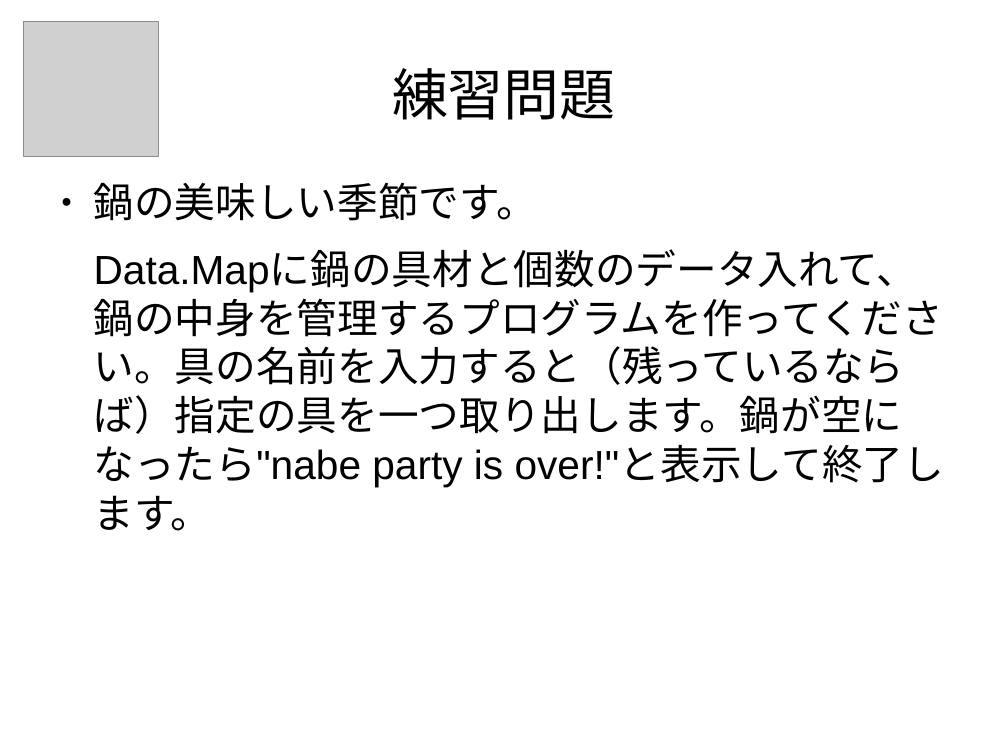
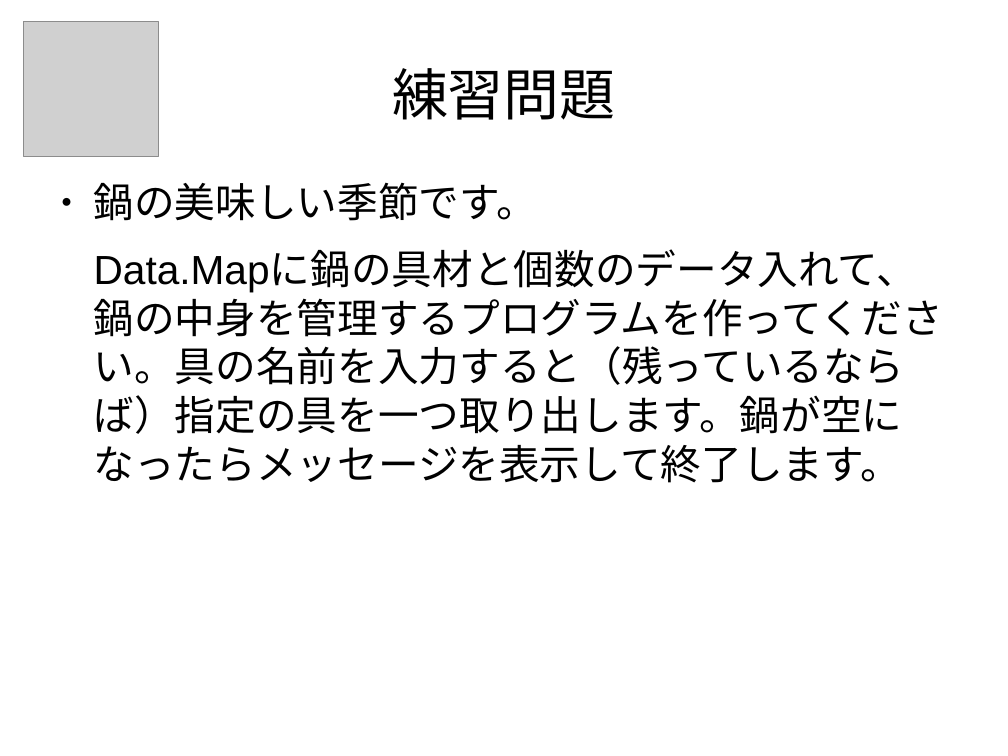
Before and after one commit to nushio3/learn-haskell, a slide deck: slide 76 of Tsukuba-2016.odp (slide 50 before the commit). Drawn at 1008x756 pixels with LibreOffice and Linux fonts; fonts in the diff are those of the drawing; grey boxes stand for pictures. Boxes give left, top, right and bottom in pixels: in the first picture for what was removed or moved away, otherwise in the second. Text is boxed around its words. In the diff, an @@ line names an element or a change of style, - is before the commit and + after.

```diff
--- a/Tsukuba-2016.odp
+++ b/Tsukuba-2016.odp
@@ text at [94, 252, 943, 483]: text changed @@
-Data.Mapに鍋の具材と個数のデータ入れて、鍋の中身を管理するプログラムを作ってください。具の名前を入力すると（残っているならば）指定の具を一つ取り出します。鍋が空になったら"nabe party is over!"と表示して終了します。
+Data.Mapに鍋の具材と個数のデータ入れて、鍋の中身を管理するプログラムを作ってください。具の名前を入力すると（残っているならば）指定の具を一つ取り出します。鍋が空になったらメッセージを表示して終了します。
```
Also in this commit, not shown: 29 other slides changed, 50 slides added, 11 slides removed.
